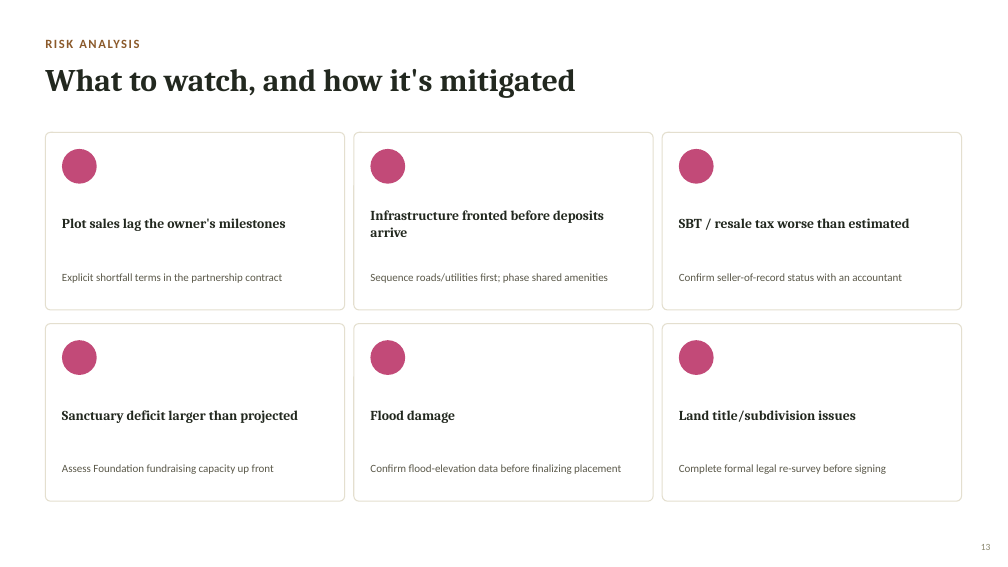
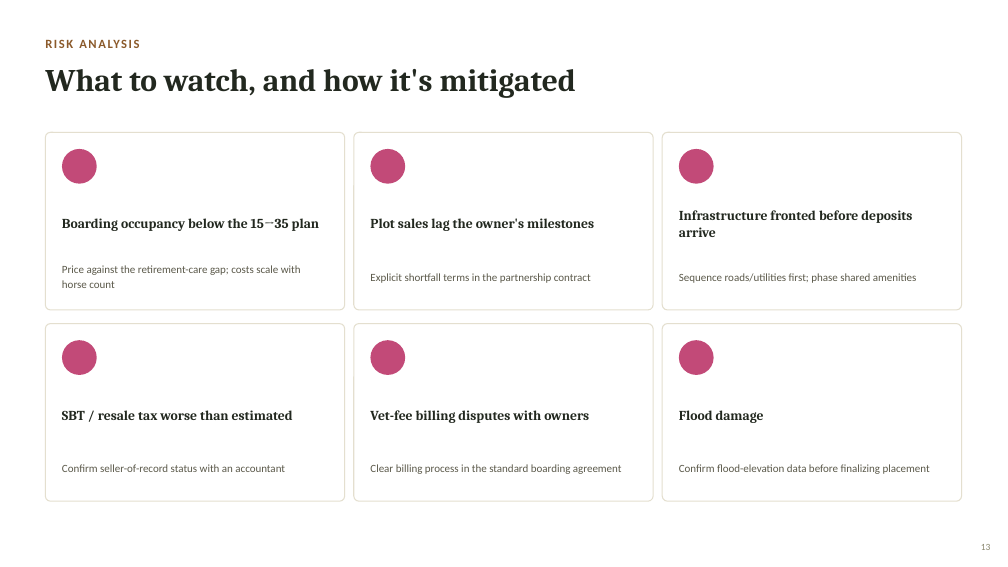
Before and after one commit to apinyacode/FarmDeApp, a slide deck: slide 13 of business-plan/presentation/Angel_Arms_Sanctuary_Plan.pptx. Drawn at 1008x567 pixels with LibreOffice and Linux fonts; fonts in the diff are those of the drawing; background and template pictures are left out. Boxes give left, top, right and bottom in pixels: in the first picture for what was removed or moved away, otherwise in the second. Text is boxed around its words. In the diff, an @@ line names an element or a change of style, - is before the commit and + after.

```diff
--- a/business-plan/presentation/Angel_Arms_Sanctuary_Plan.pptx
+++ b/business-plan/presentation/Angel_Arms_Sanctuary_Plan.pptx
@@ text at box(62, 218, 319, 231): text changed @@
-Plot sales lag the owner's milestones
+Boarding occupancy below the 15→35 plan
@@ text at box(370, 218, 594, 231): text changed @@
-Infrastructure fronted before deposits arrive
+Plot sales lag the owner's milestones
@@ text at box(679, 210, 912, 237): text changed @@
-SBT / resale tax worse than estimated
+Infrastructure fronted before deposits arrive
@@ text at box(62, 265, 301, 288): text changed @@
-Explicit shortfall terms in the partnership contract
+Price against the retirement-care gap; costs scale with horse count
@@ text at box(370, 273, 591, 283): text changed @@
-Sequence roads/utilities first; phase shared amenities
+Explicit shortfall terms in the partnership contract
@@ text at box(679, 273, 917, 283): text changed @@
-Confirm seller-of-record status with an accountant
+Sequence roads/utilities first; phase shared amenities
@@ text at box(62, 410, 293, 420): text changed @@
-Sanctuary deficit larger than projected
+SBT / resale tax worse than estimated
@@ text at box(370, 410, 589, 423): text changed @@
-Flood damage
+Vet-fee billing disputes with owners
@@ text at box(679, 410, 764, 423): text changed @@
-Land title/subdivision issues
+Flood damage
@@ text at box(62, 464, 285, 472): text changed @@
-Assess Foundation fundraising capacity up front
+Confirm seller-of-record status with an accountant
@@ text at box(370, 464, 621, 474): text changed @@
-Confirm flood-elevation data before finalizing placement
+Clear billing process in the standard boarding agreement
@@ text at box(679, 464, 930, 474): text changed @@
-Complete formal legal re-survey before signing
+Confirm flood-elevation data before finalizing placement
```
Also in this commit, not shown: 11 other slides changed, 1 other file.
